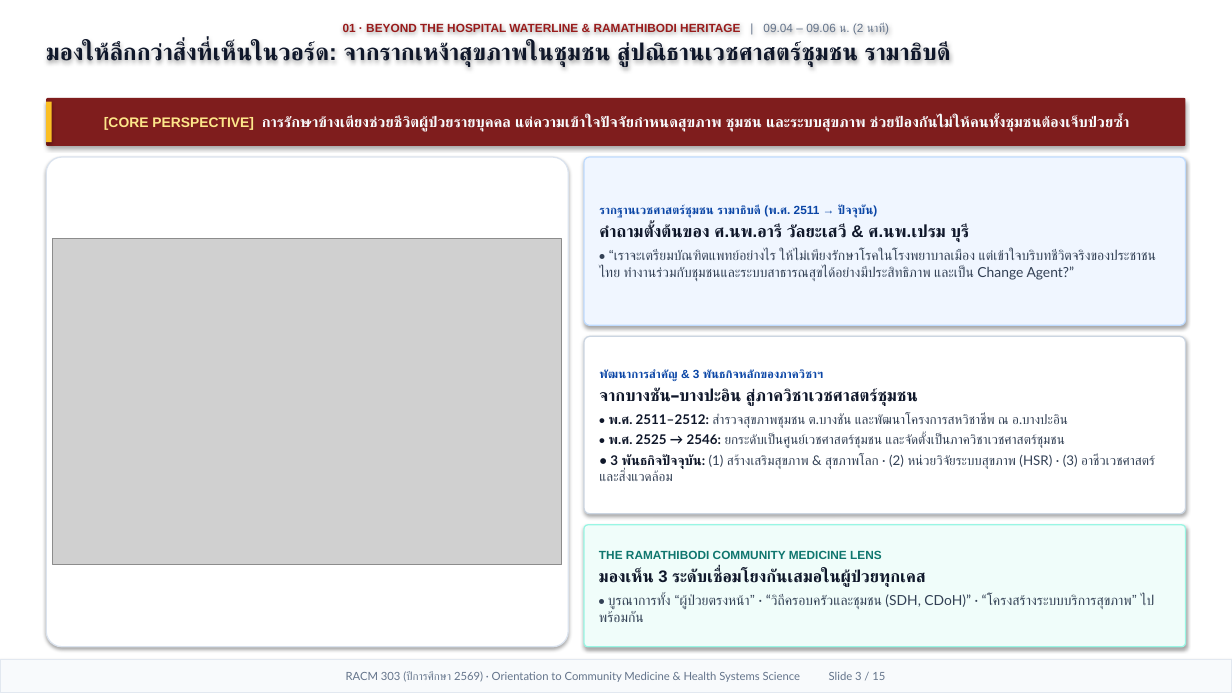
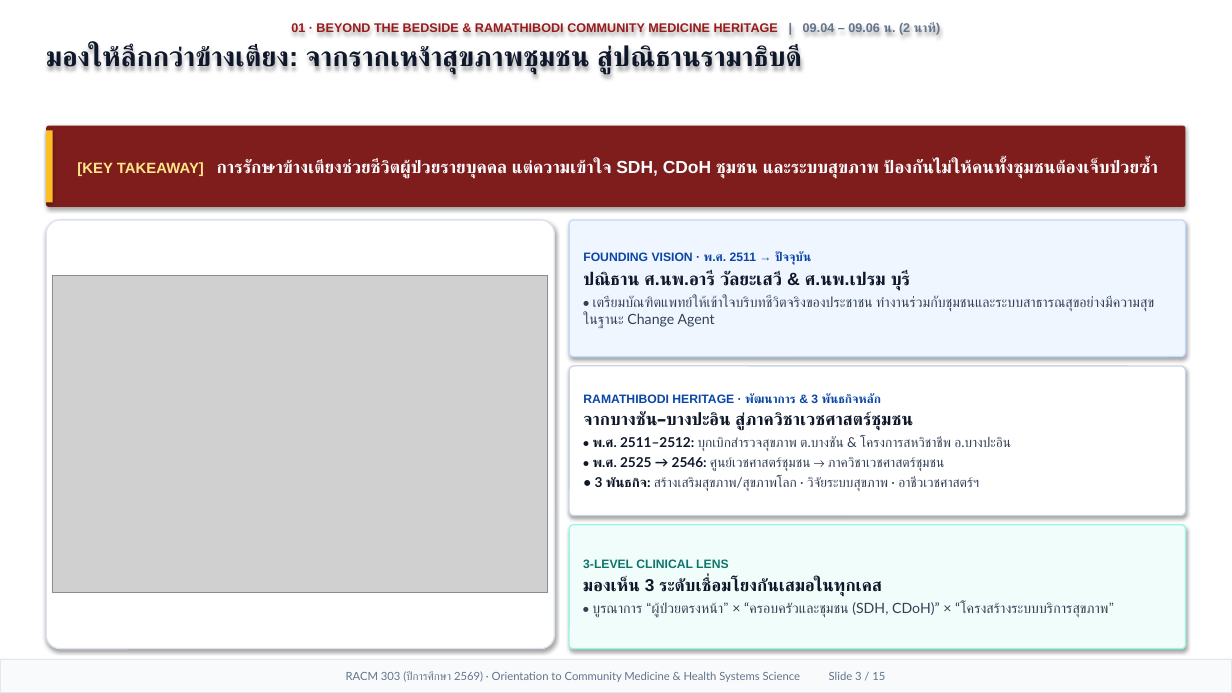
Before and after one commit to smartwoo/racm303-2569-faculty-member, a slide deck: slide 3 of exports/pptx/RACM303_2569_Orientation_Slides.pptx. Drawn at 1232x693 pixels with LibreOffice and Linux fonts; fonts in the diff are those of the drawing; grey boxes stand for pictures. Boxes give left, top, right and bottom in pixels: in the first picture for what was removed or moved away, otherwise in the second. Text is boxed around its words. In the diff, an @@ line names an element or a change of style, - is before the commit and + after.

Commit message:
feat(orientation): Apple Keynote 1/3 header + 2/3 Bento deck, HD original HSS figures with citations, and 6-form-factor responsive design

```diff
--- a/exports/pptx/RACM303_2569_Orientation_Slides.pptx
+++ b/exports/pptx/RACM303_2569_Orientation_Slides.pptx
@@ text at (x1=46, y1=23, x2=941, y2=74): text changed; size 18.2 to 9.8 pt @@
-01 · BEYOND THE HOSPITAL WATERLINE & RAMATHIBODI HERITAGE | 09.04 – 09.06 น. (2 นาที)
-มองให้ลึกกว่าสิ่งที่เห็นในวอร์ด: จากรากเหง้าสุขภาพในชุมชน สู่ปณิธานเวชศาสตร์ชุมชน รามาธิบดี
+01 · BEYOND THE BEDSIDE & RAMATHIBODI COMMUNITY MEDICINE HERITAGE | 09.04 – 09.06 น. (2 นาที)
+มองให้ลึกกว่าข้างเตียง: จากรากเหง้าสุขภาพชุมชน สู่ปณิธานรามาธิบดี
@@ rounded rectangle "[KEY TAKEAWAY] การรักษาข้างเตียงช่วยชีวิตผู้ป่วยรายบุคคล แต่ ..." resized from (x1=46, y1=98, x2=1186, y2=146) to (x1=46, y1=126, x2=1186, y2=207) @@
@@ rectangle resized from (x1=46, y1=102, x2=52, y2=142) to (x1=46, y1=130, x2=53, y2=202) @@
@@ text in rounded rectangle at (x1=77, y1=160, x2=1158, y2=179): text changed; size 11.6 to 13.6 pt @@
-[CORE PERSPECTIVE] การรักษาข้างเตียงช่วยชีวิตผู้ป่วยรายบุคคล แต่ความเข้าใจปัจจัยกำหนดสุขภาพ ชุมชน และระบบสุขภาพ ช่วยป้องกันไม่ให้คนทั้งชุมชนต้องเจ็บป่วยซ้ำ
+[KEY TAKEAWAY] การรักษาข้างเตียงช่วยชีวิตผู้ป่วยรายบุคคล แต่ความเข้าใจ SDH, CDoH ชุมชน และระบบสุขภาพ ป้องกันไม่ให้คนทั้งชุมชนต้องเจ็บป่วยซ้ำ
@@ rounded rectangle resized from (x1=46, y1=157, x2=568, y2=647) to (x1=46, y1=220, x2=555, y2=649) @@
@@ rounded rectangle "FOUNDING VISION · พ.ศ. 2511 ..." resized from (x1=584, y1=157, x2=1186, y2=325) to (x1=569, y1=220, x2=1186, y2=357) @@
@@ text in rounded rectangle at (x1=583, y1=252, x2=1154, y2=328): text changed; size 10.8 to 11 pt @@
-รากฐานเวชศาสตร์ชุมชน รามาธิบดี (พ.ศ. 2511 → ปัจจุบัน)
-คำถามตั้งต้นของ ศ.นพ.อารี วัลยะเสวี & ศ.นพ.เปรม บุรี
-• “เราจะเตรียมบัณฑิตแพทย์อย่างไร ให้ไม่เพียงรักษาโรคในโรงพยาบาลเมือง แต่เข้าใจบริบทชีวิตจริงของประชาชนไทย ทำงานร่วมกับชุมชนและระบบสาธารณสุขได้อย่างมีประสิทธิภาพ และเป็น Change Agent?”
+FOUNDING VISION · พ.ศ. 2511 → ปัจจุบัน
+ปณิธาน ศ.นพ.อารี วัลยะเสวี & ศ.นพ.เปรม บุรี
+• เตรียมบัณฑิตแพทย์ให้เข้าใจบริบทชีวิตจริงของประชาชน ทำงานร่วมกับชุมชนและระบบสาธารณสุขอย่างมีความสุข ในฐานะ Change Agent
@@ picture resized from (x1=53, y1=239, x2=562, y2=566) to (x1=53, y1=275, x2=548, y2=592) @@
@@ rounded rectangle "RAMATHIBODI HERITAGE · พัฒนาการ & ..." resized from (x1=584, y1=336, x2=1186, y2=514) to (x1=569, y1=366, x2=1186, y2=516) @@
@@ text in rounded rectangle at (x1=583, y1=393, x2=881, y2=404): text changed; size 9.2 to 9.5 pt @@
-พัฒนาการสำคัญ & 3 พันธกิจหลักของภาควิชาฯ
+RAMATHIBODI HERITAGE · พัฒนาการ & 3 พันธกิจหลัก
@@ text in rounded rectangle at (x1=583, y1=412, x2=913, y2=430): size 13 to 13.4 pt in "จากบางชัน–บางปะอิน สู่ภาควิชาเวชศาสตร์ชุมชน"; less space between paragraphs @@
@@ text in rounded rectangle at (x1=593, y1=436, x2=1011, y2=491): text changed; size 10.4 to 10.6 pt @@
-• พ.ศ. 2511–2512: สำรวจสุขภาพชุมชน ต.บางชัน และพัฒนาโครงการสหวิชาชีพ ณ อ.บางปะอิน
-• พ.ศ. 2525 → 2546: ยกระดับเป็นศูนย์เวชศาสตร์ชุมชน และจัดตั้งเป็นภาควิชาเวชศาสตร์ชุมชน
-• 3 พันธกิจปัจจุบัน: (1) สร้างเสริมสุขภาพ & สุขภาพโลก · (2) หน่วยวิจัยระบบสุขภาพ (HSR) · (3) อาชีวเวชศาสตร์และสิ่งแวดล้อม
+• พ.ศ. 2511–2512: บุกเบิกสำรวจสุขภาพ ต.บางชัน & โครงการสหวิชาชีพ อ.บางปะอิน
+• พ.ศ. 2525 → 2546: ศูนย์เวชศาสตร์ชุมชน → ภาควิชาเวชศาสตร์ชุมชน
+• 3 พันธกิจ: สร้างเสริมสุขภาพ/สุขภาพโลก · วิจัยระบบสุขภาพ · อาชีวเวชศาสตร์ฯ
@@ rounded rectangle "3-LEVEL CLINICAL LENS" resized from (x1=584, y1=525, x2=1186, y2=647) to (x1=569, y1=525, x2=1186, y2=649) @@
@@ text in rounded rectangle at (x1=583, y1=559, x2=1108, y2=618): text changed; size 10.8 to 11 pt @@
-THE RAMATHIBODI COMMUNITY MEDICINE LENS
-มองเห็น 3 ระดับเชื่อมโยงกันเสมอในผู้ป่วยทุกเคส
-• บูรณาการทั้ง “ผู้ป่วยตรงหน้า” · “วิถีครอบครัวและชุมชน (SDH, CDoH)” · “โครงสร้างระบบบริการสุขภาพ” ไปพร้อมกัน
+3-LEVEL CLINICAL LENS
+มองเห็น 3 ระดับเชื่อมโยงกันเสมอในทุกเคส
+• บูรณาการ “ผู้ป่วยตรงหน้า” × “ครอบครัวและชุมชน (SDH, CDoH)” × “โครงสร้างระบบบริการสุขภาพ”
```
Also in this commit, not shown: 13 other slides changed, 1 slide added, 1 slide removed, 6 other files.
